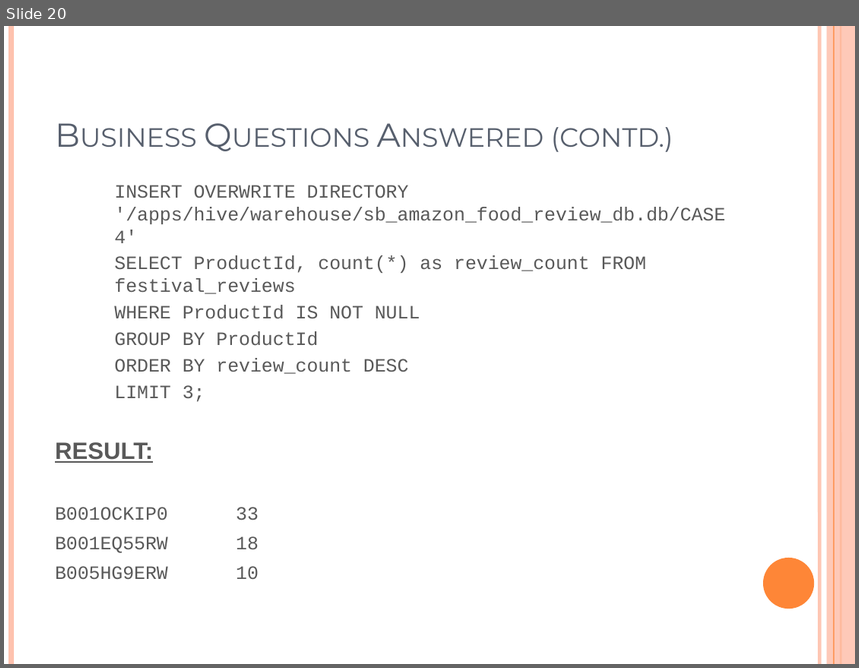
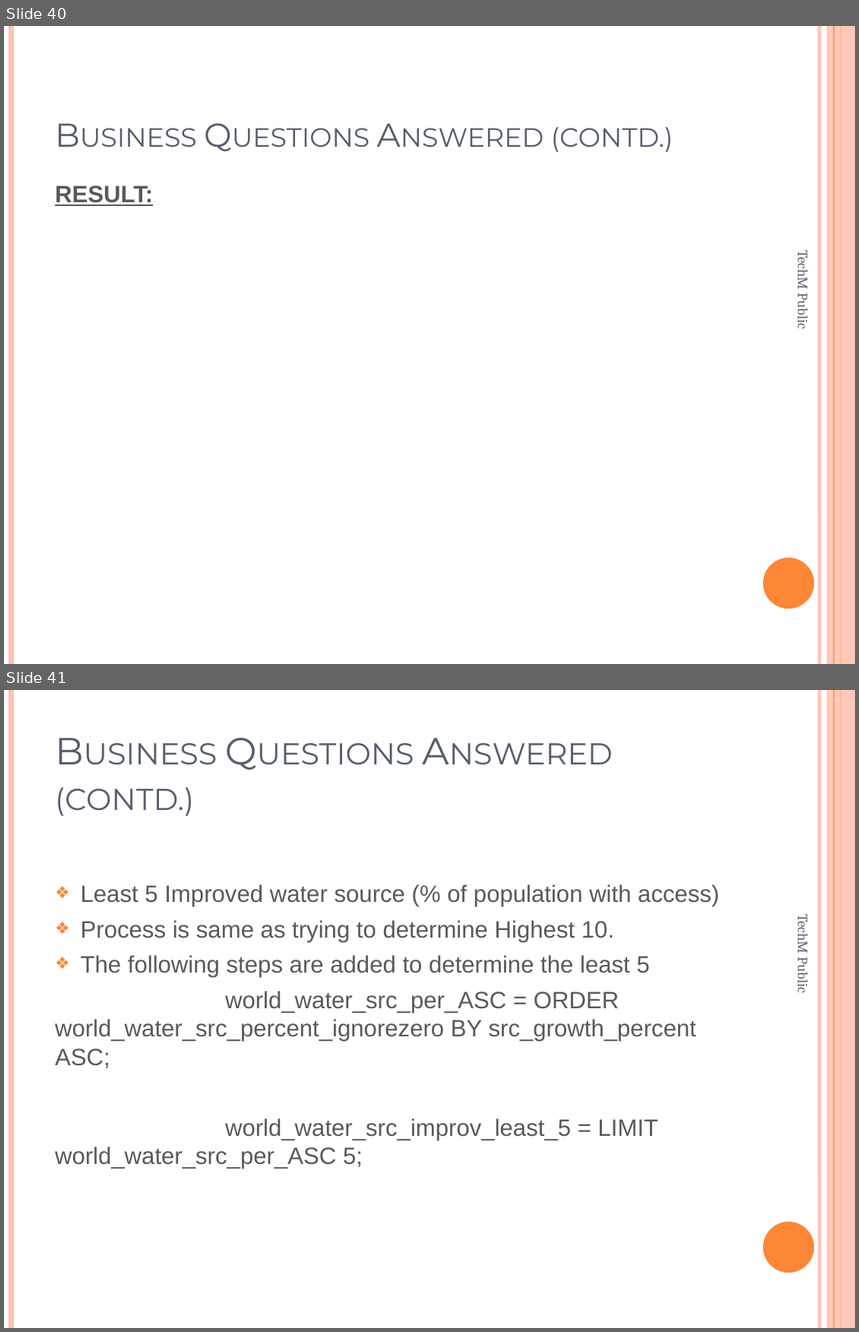
Before and after one commit to Shubhro27/Case-Studies, a slide deck: Analyzing_World_Data_using PIG.pptx. Shown one above the other, each under a label of ours: slide 20 before the commit, slides 40 and 41 after it. The pictures are 859x668 and 859x1332 pixels, drawn with LibreOffice and Linux fonts; fonts in the diff are those of the drawing. Boxes give left, top, right and bottom in pixels: in the first picture for what was removed or moved away, otherwise in the second. Text is boxed around its words. In the diff, an @@ line names an element or a change of style, - is before the commit and + after.

```diff
--- a/Analyzing_World_Data_using PIG.pptx
+++ b/Analyzing_World_Data_using PIG.pptx
@@ slide 41 added at <box>4,690,855,1328</box>, background #FFFFFF; not listed: 6 template elements that a slide beside it also shows @@
@@ title added at <box>55,787,194,816</box>, 32 pt, text #575F6D, small capitals @@
+Business Questions Answered (contd.)
@@ text added at <box>55,885,719,1170</box>, 20 pt, text #595959 @@
+❖ Least 5 Improved water source (% of population with access)
+❖ Process is same as trying to determine Highest 10.
+❖ The following steps are added to determine the least 5
+world_water_src_per_ASC = ORDER world_water_src_percent_ignorezero BY src_growth_percent ASC;
+world_water_src_improv_least_5 = LIMIT world_water_src_per_ASC 5;
@@ text added at <box>794,918,813,992</box>, 12 pt, text #575F6D @@
+TechM Public
@@ what was slide 20 is now slide 40 @@
@@ slide 40 changed as well @@
@@ text at <box>114,185,725,402</box>: paragraphs removed @@
-  INSERT OVERWRITE DIRECTORY '/apps/hive/warehouse/sb_amazon_food_review_db.db/CASE4'
-  SELECT ProductId, count(*) as review_count FROM festival_reviews
-  WHERE ProductId IS NOT NULL
-  GROUP BY ProductId
-  ORDER BY review_count DESC
-  LIMIT 3;
@@ text added at <box>794,254,813,328</box>, 12 pt, text #575F6D @@
+TechM Public
@@ text at <box>55,507,259,579</box>: paragraphs removed @@
-B001OCKIP0 33
-B001EQ55RW 18
-B005HG9ERW 10
```
Also in this commit, not shown: 14 other slides changed, 34 other slides added, 7 slides removed.
